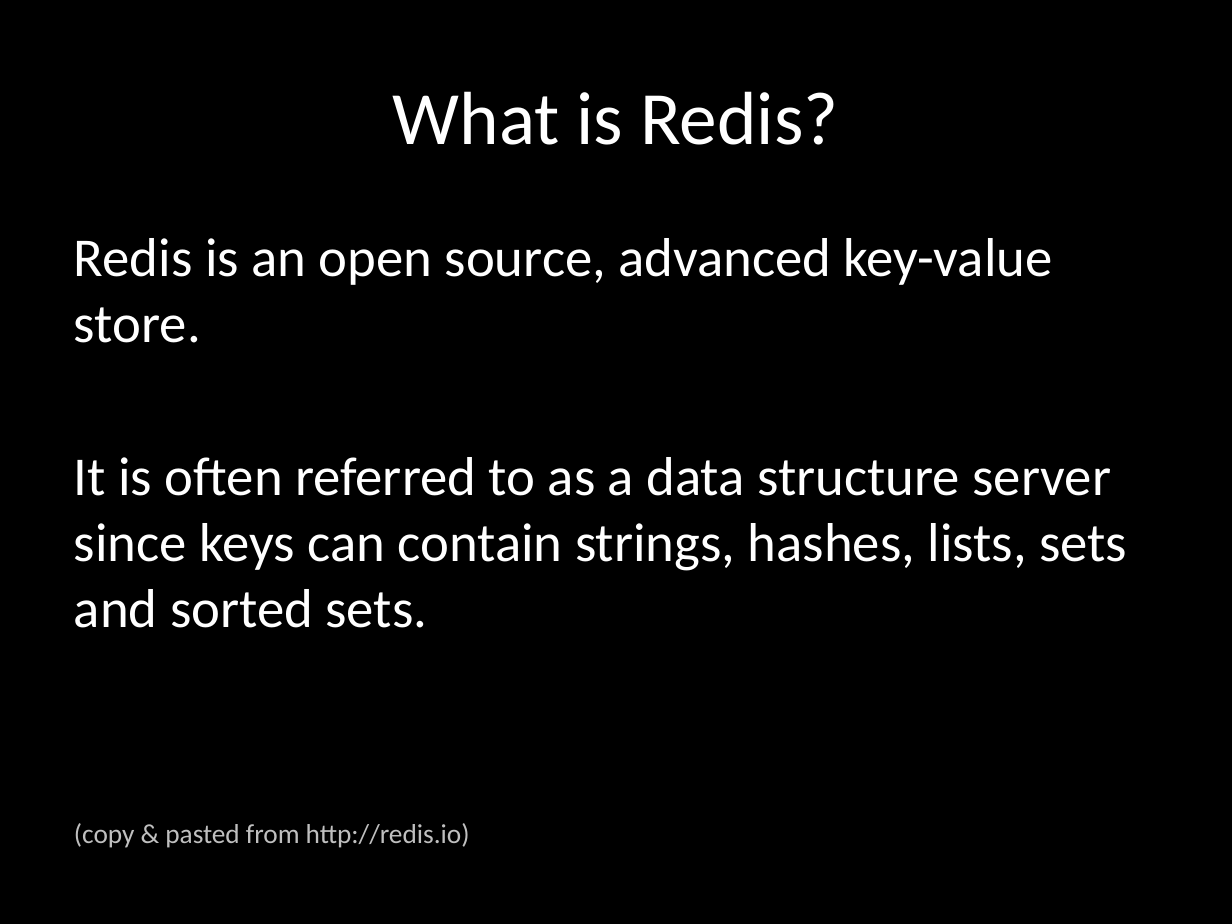
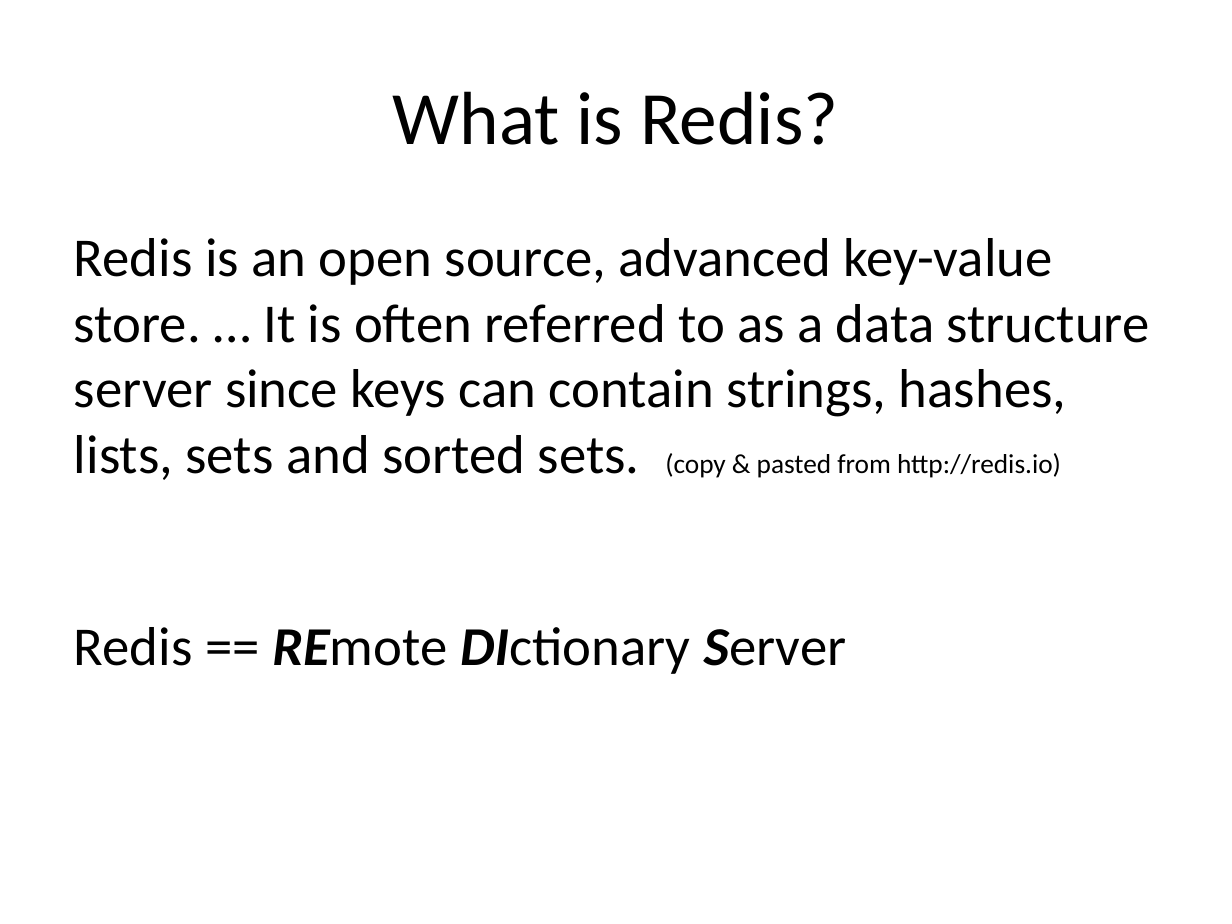
Before and after one commit to redsquirrel/redis-at-groupon, a slide deck: slide 2 of redis-groupon.pptx. Drawn at 1232x924 pixels with LibreOffice and Linux fonts; fonts in the diff are those of the drawing. Boxes give left, top, right and bottom in pixels: in the first picture for what was removed or moved away, otherwise in the second. Text is boxed around its words. In the diff, an @@ line names an element or a change of style, - is before the commit and + after.

```diff
--- a/redis-groupon.pptx
+++ b/redis-groupon.pptx
@@ background #000000 to #FFFFFF @@
@@ title "What is Redis?" at (x1=393, y1=91, x2=838, y2=145): text colour #FFFFFF to #000000 @@
@@ text at (x1=74, y1=238, x2=1150, y2=674): text changed; text colour #FFFFFF to #000000 @@
-Redis is an open source, advanced key-value store.
-It is often referred to as a data structure server since keys can contain strings, hashes, lists, sets and sorted sets.
-(copy & pasted from http://redis.io)
+Redis is an open source, advanced key-value store. … It is often referred to as a data structure server since keys can contain strings, hashes, lists, sets and sorted sets. (copy & pasted from http://redis.io)
+Redis == REmote DIctionary Server
```
Also in this commit, not shown: 19 other slides changed, 5 slides added, 4 slides removed.
